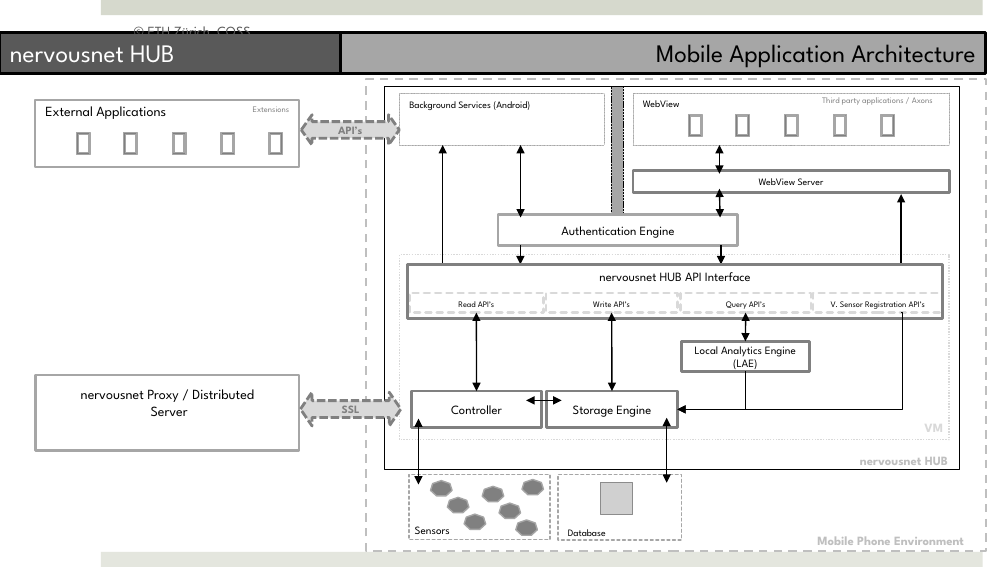
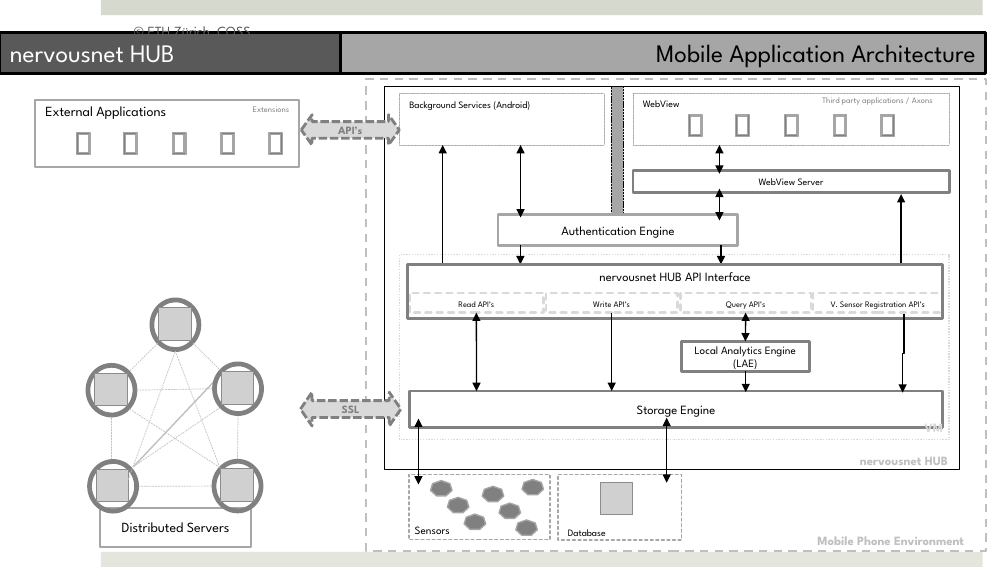
Before and after one commit to prasad79/nervousnet, a slide deck: slide 4 of Documents/Architecture/nervousnet.pptx. Drawn at 1008x567 pixels with LibreOffice and Linux fonts; fonts in the diff are those of the drawing; grey boxes stand for pictures. Boxes give left, top, right and bottom in pixels: in the first picture for what was removed or moved away, otherwise in the second. Text is boxed around its words. In the diff, an @@ line names an element or a change of style, - is before the commit and + after.

```diff
--- a/Documents/Architecture/nervousnet.pptx
+++ b/Documents/Architecture/nervousnet.pptx
@@ double arrow moved from (720, 188) - (720, 218) to (720, 188) - (720, 221) @@
@@ donut added at (x1=150, y1=298, x2=201, y2=352), fill #808080, outline #808080 1 pt @@
@@ picture added at (x1=158, y1=307, x2=191, y2=340) @@
@@ double arrow (612, 312) - (612, 391): double arrow to arrow @@
@@ elbow arrow moved from (901, 312) - (677, 409) to (904, 314) - (902, 393) @@
@@ line added from (128, 480) to (175, 352), #BFBFBF 0.5 pt dashed @@
@@ line added from (157, 344) to (129, 371), #BFBFBF 0.5 pt dashed @@
@@ line added from (220, 468) to (175, 352), #BFBFBF 0.5 pt dashed @@
@@ line added from (194, 344) to (220, 370), #BFBFBF 0.5 pt dashed @@
@@ donut added at (x1=87, y1=364, x2=137, y2=417), fill #808080, outline #808080 1 pt @@
@@ picture added at (x1=95, y1=373, x2=127, y2=405) @@
@@ line added from (134, 467) to (219, 377), #BFBFBF 1 pt @@
@@ line added from (137, 390) to (213, 389), #BFBFBF 0.5 pt dashed @@
@@ donut added at (x1=213, y1=362, x2=263, y2=415), fill #808080, outline #808080 1 pt @@
@@ picture added at (x1=222, y1=372, x2=254, y2=404) @@
@@ elbow arrow moved from (746, 372) - (677, 409) to (746, 372) - (746, 392) @@
@@ line added from (112, 460) to (112, 416), #BFBFBF 0.5 pt dashed @@
@@ line added from (220, 468) to (129, 409), #BFBFBF 0.5 pt dashed @@
@@ line added from (134, 467) to (220, 407), #BFBFBF 0.5 pt dashed @@
@@ line added from (238, 460) to (238, 415), #BFBFBF 0.5 pt dashed @@
@@ rectangle "Storage Engine" resized from (x1=546, y1=391, x2=677, y2=428) to (x1=409, y1=391, x2=942, y2=428) @@
@@ rectangle removed at (x1=411, y1=391, x2=542, y2=428) @@
-Controller
@@ donut added at (x1=88, y1=460, x2=138, y2=513), fill #808080, outline #808080 1 pt @@
@@ picture added at (x1=97, y1=469, x2=129, y2=501) @@
@@ donut added at (x1=213, y1=460, x2=263, y2=513), fill #808080, outline #808080 1 pt @@
@@ picture added at (x1=221, y1=469, x2=253, y2=501) @@
@@ rectangle "Distributed Servers" resized from (x1=35, y1=375, x2=299, y2=451) to (x1=101, y1=508, x2=251, y2=547) @@
@@ double arrow moved from (526, 400) - (561, 400) to (138, 486) - (213, 486) @@
@@ double arrow (138, 486) - (213, 486): double arrow to line; stroke #000000 1 pt to #BFBFBF 0.5 pt dashed @@
@@ text in rectangle at (x1=122, y1=522, x2=230, y2=532): text changed @@
-nervousnet Proxy / Distributed
-Server
+Distributed Servers
```
Also in this commit, not shown: 1 other file.
